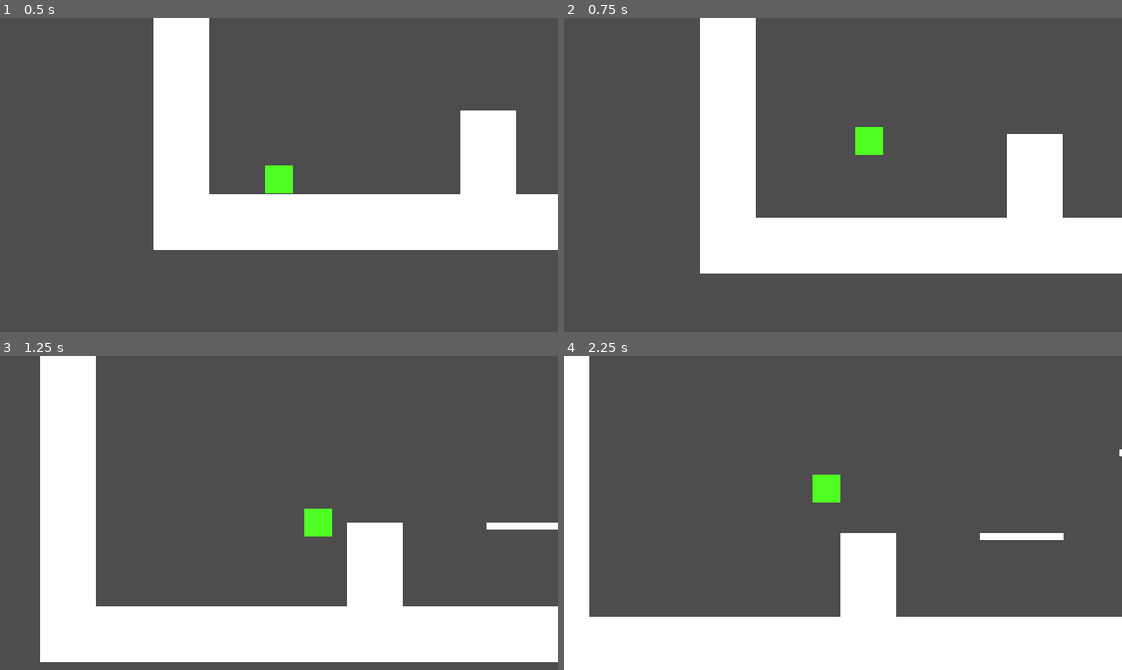
Above: before the commit, frames 1-4 (two rows, left to right).
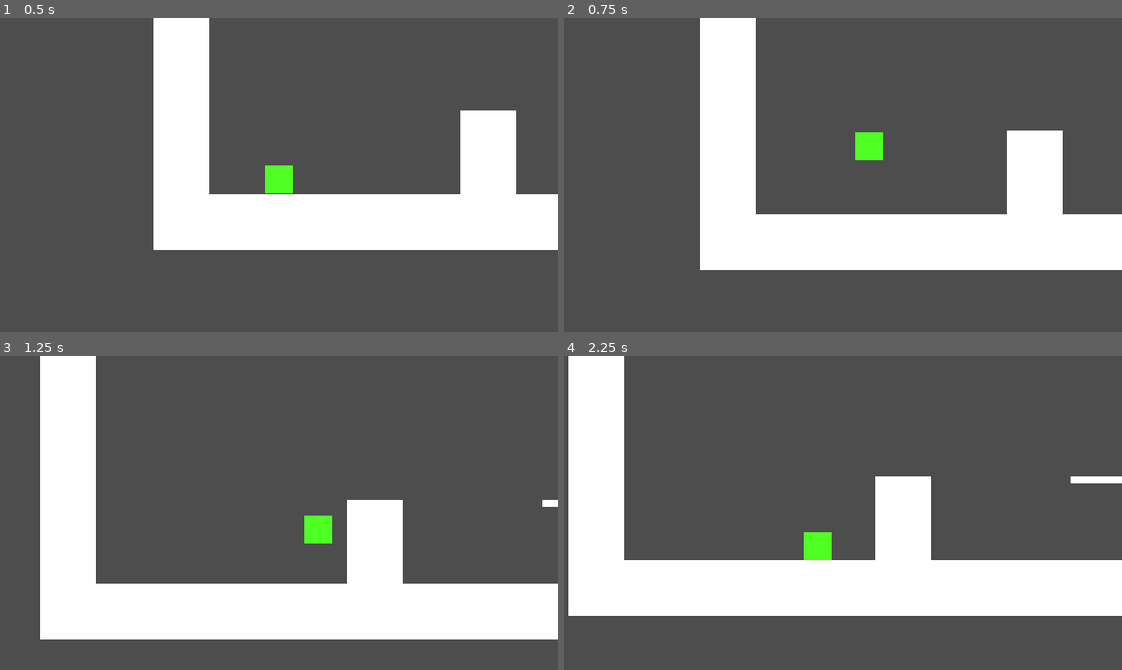
Above: after the commit, the same moments.

Repository: Addrakur/JubiscleiaGodot
Game: Godot game, scene res://levels/level_test.tscn
The game is run twice, just before and just after one commit, with the same random seed, the same clock (stepped at 60 frames per second) and the same inputs.
Inputs:
- Up to frame 1 (0.5 s): no input
- Up to frame 2 (0.75 s): hold D (right) from 0.53 s (still down); hold Space (jump) from 0.53 s (still down)
- Up to frame 3 (1.25 s): keep holding D (right); keep holding Space (jump)
- Up to frame 4 (2.25 s): release Space (jump) at 1.28 s; tap Space (jump) at 1.35, 1.52, 1.82 s; release D (right) at 2.03 s; hold A (left) from 2.03 s (still down); hold Space (jump) from 2.03 s (still down)

Frame 1 is identical in both runs. In frame 2, 1.7% of the frame differs, in the area x 24-100%, y 34-82%; in frame 3, 13%; in frame 4, 41%, in the area x 0-100%, y 0-100%.

Commit message:
Ajustes no pulo
Agora o pulo pode ser definido melhor

Diff:
--- a/Jubiscleia/levels/level_test.tscn
+++ b/Jubiscleia/levels/level_test.tscn
@@ -21,7 +21,7 @@
 
 [node name="Polygon2D" type="Polygon2D" parent="Ground"]
 invert_border = 1.0
-polygon = PackedVector2Array(0, 128, 0, 640, 1312, 640, 1312, 128, 64, 128, 64, 192, 1248, 192, 1248, 576, 416, 576, 416, 480, 352, 480, 352, 576, 64, 576, 64, 128)
+polygon = PackedVector2Array(0, 128, 0, 640, 1312, 640, 1312, 128, 64, 128, 64, 192, 1248, 192, 1248, 352, 1056, 352, 1056, 576, 416, 576, 416, 480, 352, 480, 352, 576, 64, 576, 64, 128)
 
 [node name="CollisionPolygon2D" type="CollisionPolygon2D" parent="Ground"]
 
@@ -29,7 +29,7 @@
 position = Vector2(144, 528)
 
 [node name="Plataform" parent="." instance=ExtResource("2_tceqm")]
-position = Vector2(512, 480)
+position = Vector2(576, 480)
 
 [node name="Plataform2" parent="." instance=ExtResource("2_tceqm")]
-position = Vector2(672, 384)
+position = Vector2(800, 384)
--- a/Jubiscleia/player/player.gd
+++ b/Jubiscleia/player/player.gd
@@ -1,18 +1,28 @@
 extends CharacterBody2D
 
-@onready var jump_cd: Timer = $JumpCD
+@export var speed: float = 300.0
 
-@export var speed: float = 300.0
-@export var jump_force: float = -400.0
-@export var jump_count: float
-@export var max_jump_count: float
+@export_group("Jump Variables")
+@export var jump_height: float
+@export var jump_time_to_peak: float
+@export var jump_time_to_descent: float
+var first_jump: bool
+var double_jump: bool
 
-@export var can_jump: bool
+var jump_velocity: float
+var jump_gravity: float
+var fall_gravity: float
+
 
 # Get the gravity from the project settings to be synced with RigidBody nodes.
 var gravity: float = ProjectSettings.get_setting("physics/2d/default_gravity")
+func _ready():
+	jump_velocity = ((2.0 * jump_height) / jump_time_to_peak) * -1
+	jump_gravity = ((-2.0 * jump_height) / pow(jump_time_to_peak,2)) * -1
+	fall_gravity = ((-2.0 * jump_height) / pow(jump_time_to_descent,2)) * -1
 
 func _physics_process(delta):
+	get_gravity()
 
 	move_player(delta)
 
@@ -23,16 +33,23 @@
 
 	if not is_on_floor():  # Faz o player ser afetado pela gravidade
 		velocity.y += gravity * delta
+		first_jump = false
 	else:
-		can_jump = true
-		jump_count = 0
+		first_jump = true
+		double_jump = true
 
-	#if Input.is_action_just_pressed("jump") and jump_count < max_jump_count: # Faz o player pular
-	#	velocity.y = jump_force
-	#	jump_count += 1
-
-	if Input.is_action_pressed("jump") and jump_count < max_jump_count:
-		velocity.y = jump_force
-		jump_count += 1
+	if Input.is_action_just_pressed("jump"):
+		if first_jump:
+			velocity.y = jump_velocity
+			first_jump = false
+		elif double_jump:
+			velocity.y = jump_velocity
+			double_jump = false
 
 	velocity.x = direction * speed
+
+func get_gravity():
+	if velocity.y < 0:
+		gravity = jump_gravity
+	else:
+		gravity = fall_gravity
--- a/Jubiscleia/player/player.tscn
+++ b/Jubiscleia/player/player.tscn
@@ -8,9 +8,9 @@
 [node name="player" type="CharacterBody2D"]
 script = ExtResource("1_5lux4")
 speed = 250.0
-jump_force = -450.0
-max_jump_count = 1.0
-can_jump = true
+jump_height = 100.0
+jump_time_to_peak = 0.5
+jump_time_to_descent = 0.4
 
 [node name="StaticColour" type="Polygon2D" parent="."]
 color = Color(0.313726, 1, 0.141176, 1)
@@ -21,6 +21,3 @@
 
 [node name="Camera" type="Camera2D" parent="."]
 position_smoothing_enabled = true
-
-[node name="JumpCD" type="Timer" parent="."]
-one_shot = true
